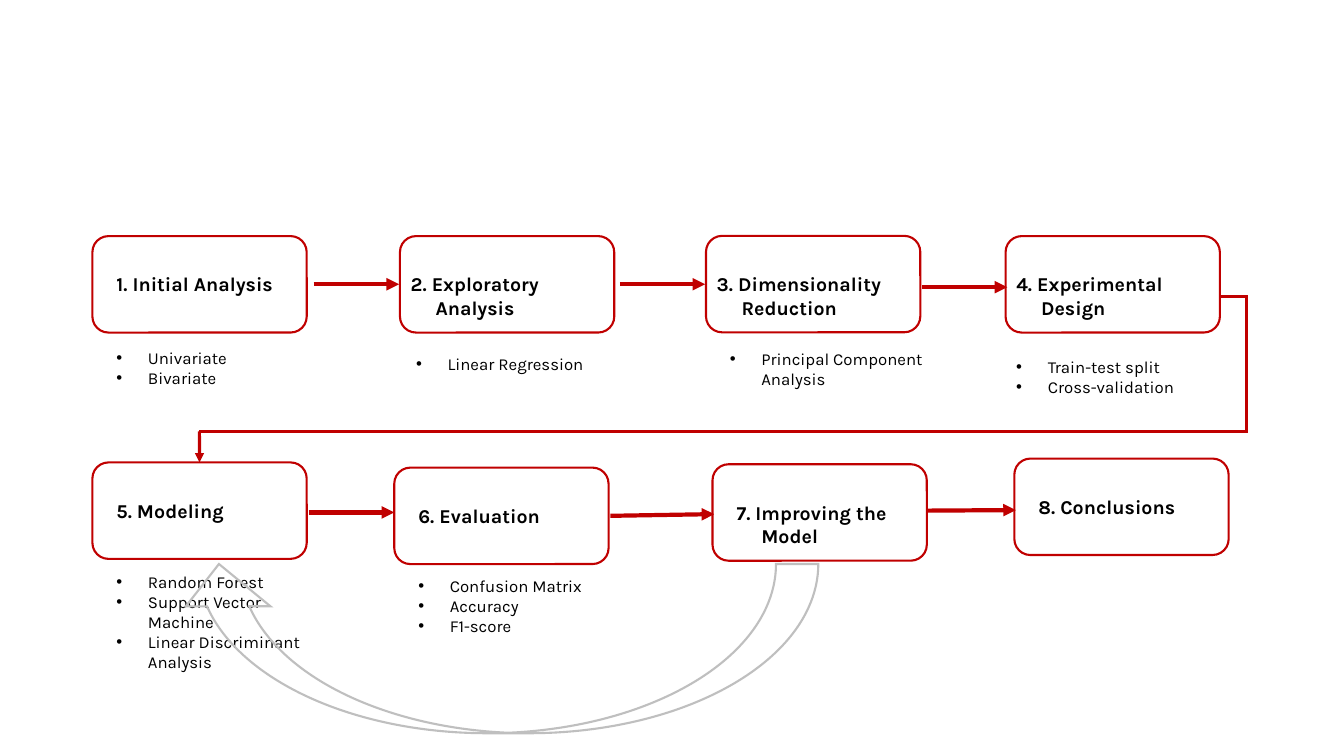
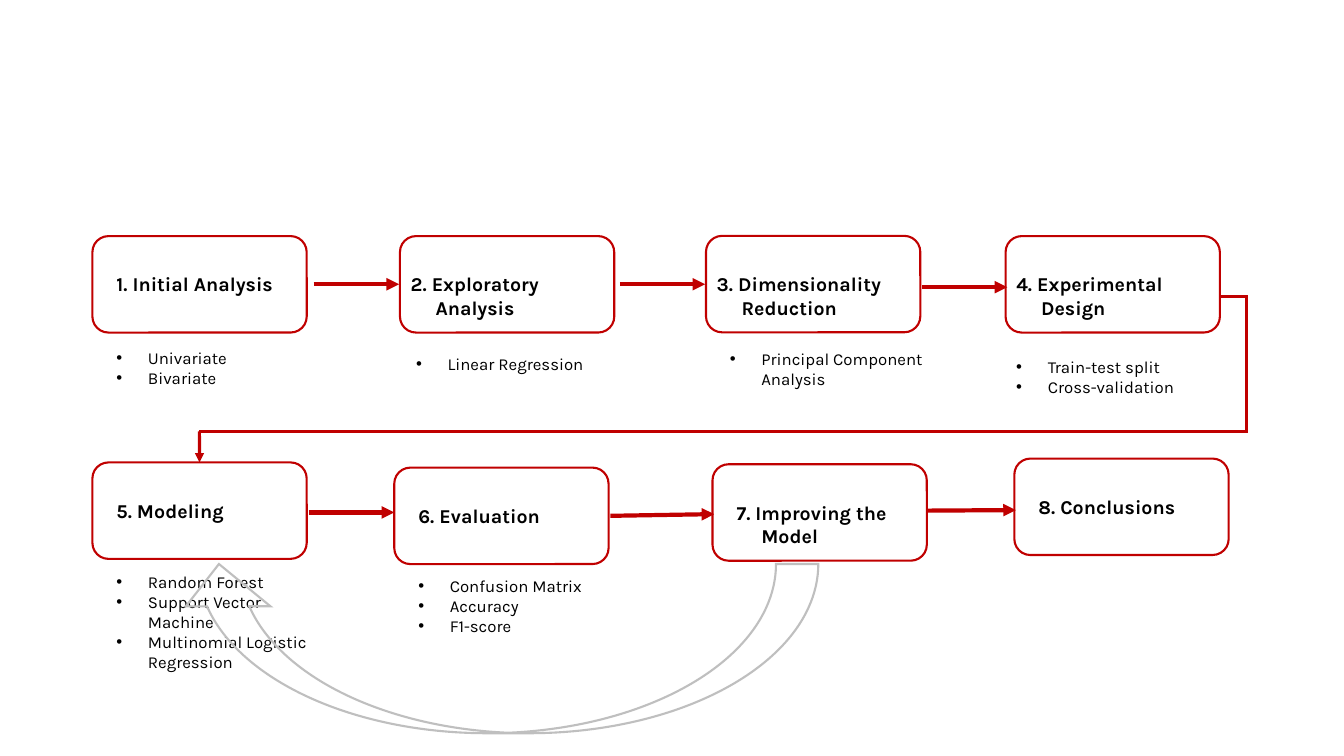
Before and after one commit to jeffreyfitzpatrick/Big-Data-Analytics-Capstone-Project, a slide deck: slide 2 of Overall Methodology.pptx. Drawn at 1344x756 pixels with LibreOffice and Linux fonts; fonts in the diff are those of the drawing. Boxes give left, top, right and bottom in pixels: in the first picture for what was removed or moved away, otherwise in the second. Text is boxed around its words. In the diff, an @@ line names an element or a change of style, - is before the commit and + after.

```diff
--- a/Overall Methodology.pptx
+++ b/Overall Methodology.pptx
@@ text at box(148, 633, 306, 672): text changed @@
-• Linear Discriminant Analysis
+• Multinomial Logistic Regression
```
Also in this commit, not shown: 3 other files.
